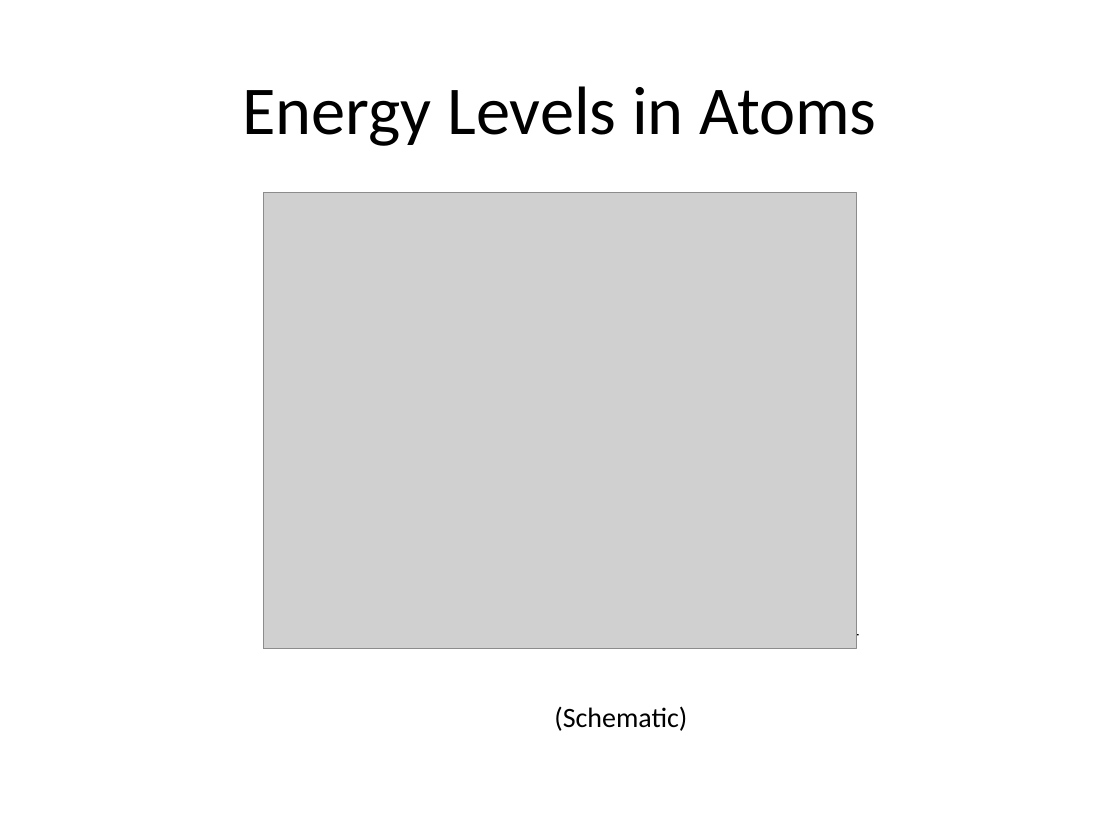
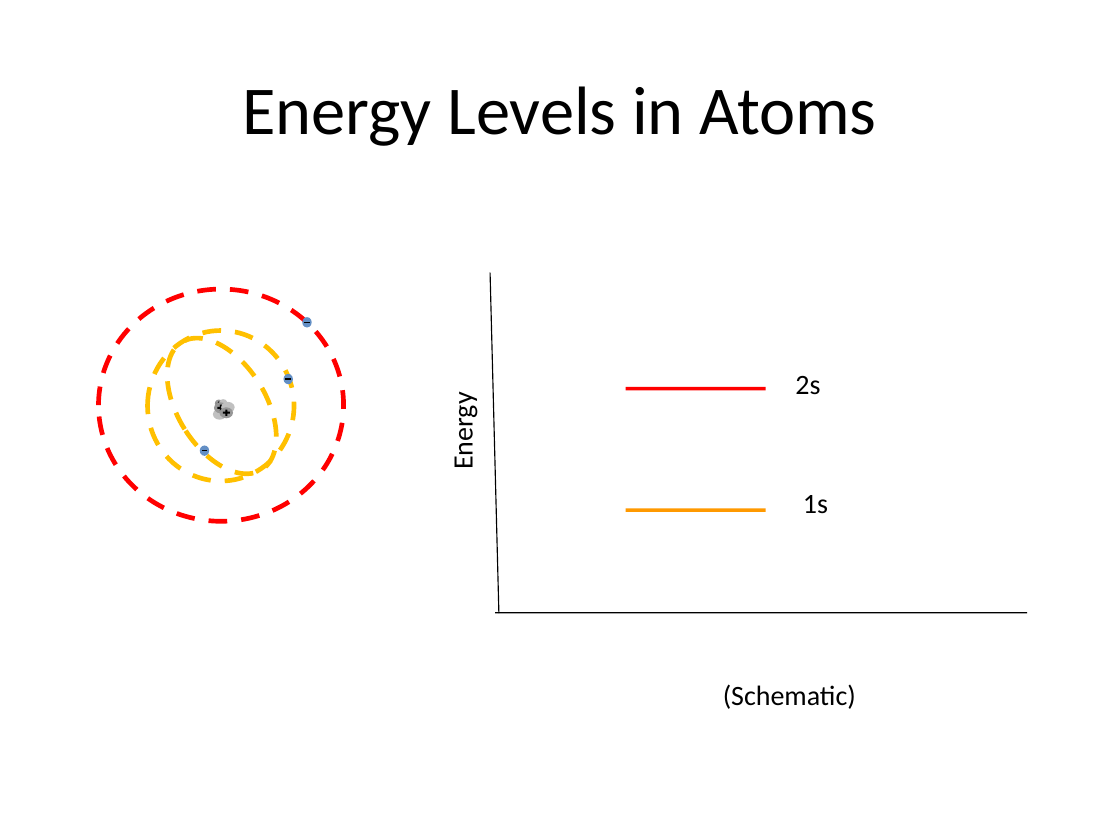
Before and after one commit to rtlines/PH223-Engineering-Physics, a slide deck: slide 9 of Slides/PH223_Lecture_20.pptx. Drawn at 1120x840 pixels with LibreOffice and Linux fonts; fonts in the diff are those of the drawing; grey boxes stand for pictures. Boxes give left, top, right and bottom in pixels: in the first picture for what was removed or moved away, otherwise in the second. Text is boxed around its words. In the diff, an @@ line names an element or a change of style, - is before the commit and + after.

```diff
--- a/Slides/PH223_Lecture_20.pptx
+++ b/Slides/PH223_Lecture_20.pptx
@@ picture removed at [263,193,856,648] @@
@@ line added from (498, 613) to (491, 272), #000000 0.75 pt @@
@@ group added at [99,289,344,521]: 14 ellipses, 4 plus signs, 3 math minuses @@
@@ line added from (626, 389) to (766, 389), #FF0000 2.25 pt @@
@@ text added at [795,376,820,395], 18 pt, text #000000 @@
+2s
@@ text added at [446,399,480,467], 18 pt, text #000000 @@
+Energy
@@ picture removed at [263,429,548,648] @@
@@ text added at [803,495,828,514], 18 pt, text #000000 @@
+1s
@@ line added from (626, 510) to (766, 510), #FF9900 2.25 pt @@
@@ line moved from (327, 635) - (859, 635) to (495, 613) - (1027, 613) @@
@@ text "(Schematic)": place and size @@
-text "(Schematic)" at [554,706,687,731]
+text "(Schematic)" at [723,684,856,709]
```
Also in this commit, not shown: 5 other slides changed, 2 slides added, 6 other files.
